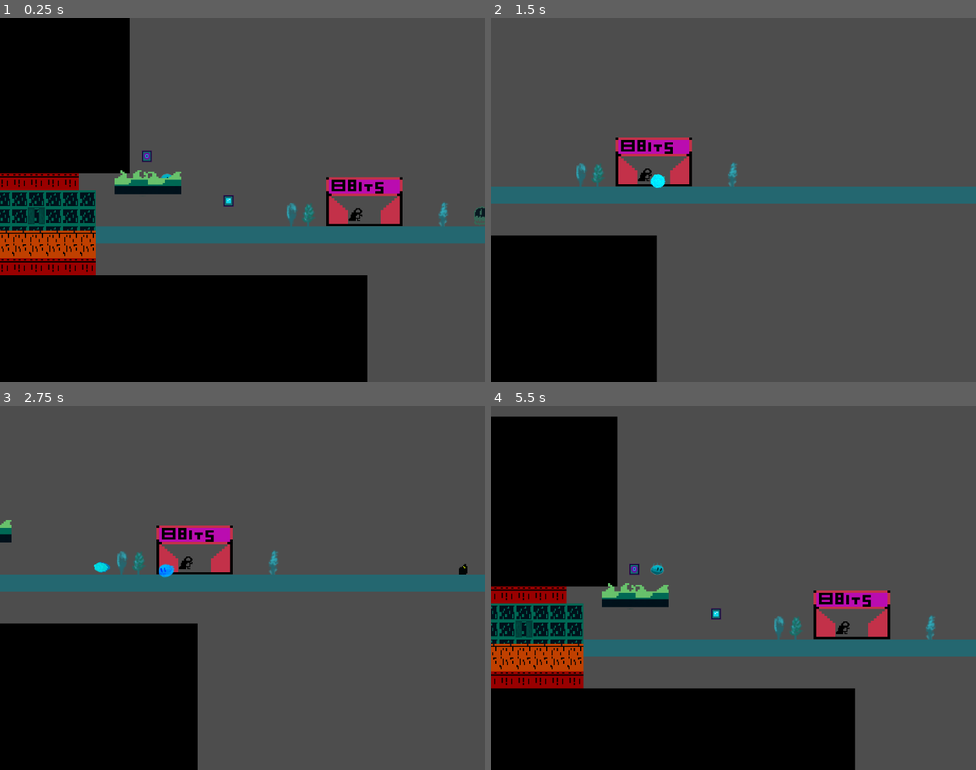
Above: before the commit, frames 1-4 (two rows, left to right).
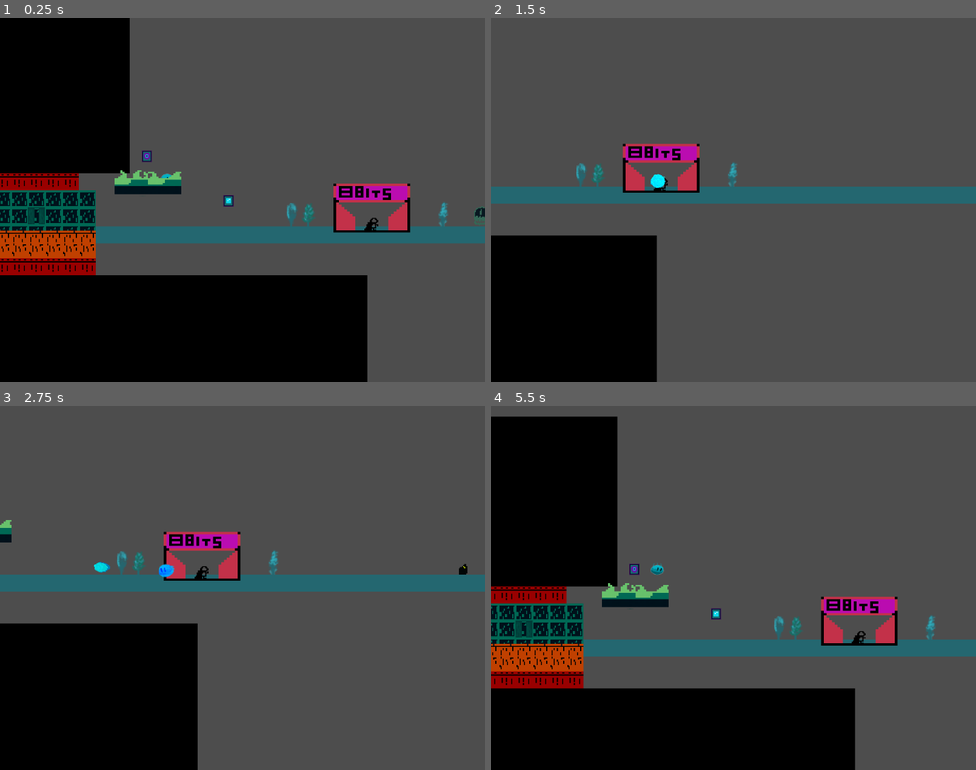
Above: after the commit, the same moments.

Repository: floriancaro/Jame-Gam-June-2024
Game: Godot game, scene res://scenes/main.tscn
The game is run twice, just before and just after one commit, with the same random seed, the same clock (stepped at 60 frames per second) and the same inputs.
Inputs:
- Up to frame 1 (0.25 s): no input
- Up to frame 2 (1.5 s): hold M (ability) 0.53-1.28 s; hold D (move_right) from 0.53 s (still down); tap Space (jump) at 0.77 s; tap M (ability) at 1.35 s
- Up to frame 3 (2.75 s): tap Space (jump) at 1.52 s; release D (move_right) at 2.03 s; hold A (move_left) from 2.03 s (still down); hold M (ability) from 2.03 s (still down)
- Up to frame 4 (5.5 s): release A (move_left) at 2.78 s; release M (ability) at 2.78 s; hold D (move_right) 2.78-4.28 s; tap M (ability) at 2.85, 4.35 s; tap Space (jump) at 3.02, 3.77, 4.52 s; hold M (ability) 3.53-4.28 s; hold A (move_left) 4.28-5.03 s; hold D (move_right) from 5.03 s (still down); hold M (ability) from 5.03 s (still down)

The runs differ from the first frame. In frame 1, 1.9% of the frame differs, in the area x 67-85%, y 43-59%; in frame 2, 1.8%; in frame 3, 1.8%; in frame 4, 1.9%.

Commit message:
finetune 8bit, boss, etc

Diff:
--- a/scenes/8 bit/8_bit_hero.tscn
+++ b/scenes/8 bit/8_bit_hero.tscn
@@ -32,9 +32,10 @@
 }]
 
 [node name="8 bit hero" type="Node2D"]
+z_index = 3
 
 [node name="AnimatedSprite2D" type="AnimatedSprite2D" parent="."]
-position = Vector2(-15, -4)
+position = Vector2(0, -8)
 sprite_frames = SubResource("SpriteFrames_mkhst")
 animation = &"idle"
 autoplay = "idle"
--- a/scenes/8 bit/8_bit_place.tscn
+++ b/scenes/8 bit/8_bit_place.tscn
@@ -1,10 +1,17 @@
-[gd_scene load_steps=2 format=3 uid="uid://dcivh3l84dfu6"]
+[gd_scene load_steps=3 format=3 uid="uid://dcivh3l84dfu6"]
 
 [ext_resource type="Texture2D" uid="uid://clgov3bwpvcra" path="res://scripts/8 bits place.png" id="1_hyfam"]
 
-[node name="8 bit place" type="Node2D"]
+[sub_resource type="RectangleShape2D" id="RectangleShape2D_0tq4p"]
+size = Vector2(72, 45)
+
+[node name="8bit_place" type="Area2D"]
+z_index = 1
+
+[node name="CollisionShape2D" type="CollisionShape2D" parent="."]
+shape = SubResource("RectangleShape2D_0tq4p")
 
 [node name="Sprite2D" type="Sprite2D" parent="."]
-position = Vector2(-6, -34)
+position = Vector2(0, -9)
 scale = Vector2(0.214844, 0.182292)
 texture = ExtResource("1_hyfam")
--- a/scenes/enemies/boss.tscn
+++ b/scenes/enemies/boss.tscn
@@ -121,7 +121,7 @@
 autostart = true
 
 [node name="ProjectileMarker" type="Marker2D" parent="."]
-position = Vector2(-31, 22)
+position = Vector2(-17.6667, 9)
 
 [node name="KillTimer" type="Timer" parent="."]
 wait_time = 0.5
--- a/scenes/enemies/corrupted_bineplant.tscn
+++ b/scenes/enemies/corrupted_bineplant.tscn
@@ -38,10 +38,9 @@
 "speed": 8.0
 }]
 
-[node name="Corrupted bineplant" type="Node2D"]
+[node name="Corrupted bineplant" type="Area2D"]
 
 [node name="AnimatedSprite2D" type="AnimatedSprite2D" parent="."]
-position = Vector2(66, -4)
 sprite_frames = SubResource("SpriteFrames_13ose")
 autoplay = "default"
 frame_progress = 0.300928
--- a/scenes/main.tscn
+++ b/scenes/main.tscn
@@ -438,8 +438,8 @@
 theme_override_fonts/font = ExtResource("12_eaoke")
 text = "You Rescued She Bob!"
 
-[node name="8 bit hero" parent="." instance=ExtResource("13_julrh")]
-position = Vector2(36, -22)
-
-[node name="8 bit place" parent="8 bit hero" instance=ExtResource("14_xxtbg")]
-position = Vector2(-1, 17)
+[node name="8 bit place" parent="." instance=ExtResource("14_xxtbg")]
+position = Vector2(36, -24)
+
+[node name="8 bit hero" parent="8 bit place" instance=ExtResource("13_julrh")]
+position = Vector2(0, 15)
